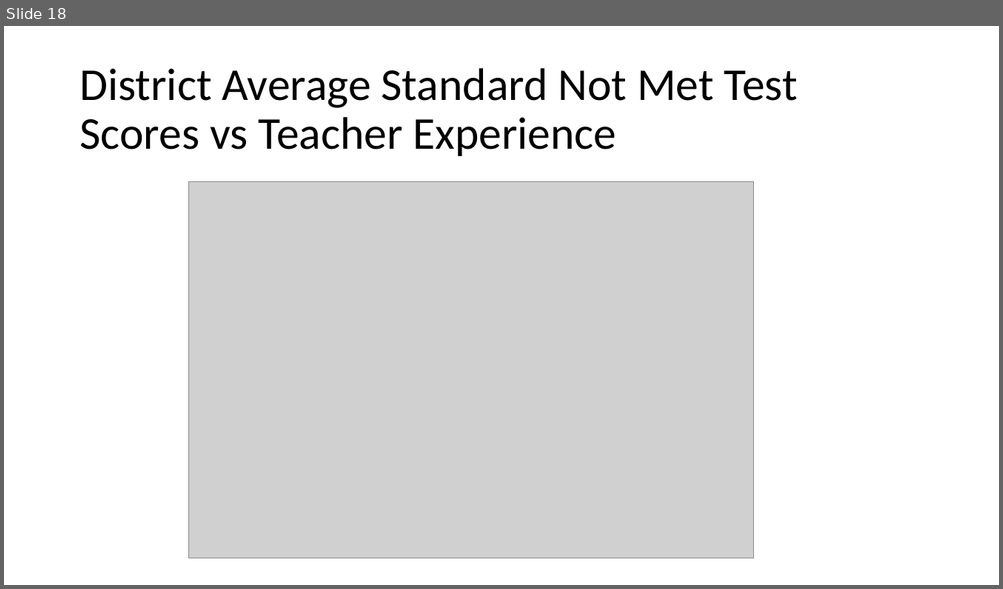
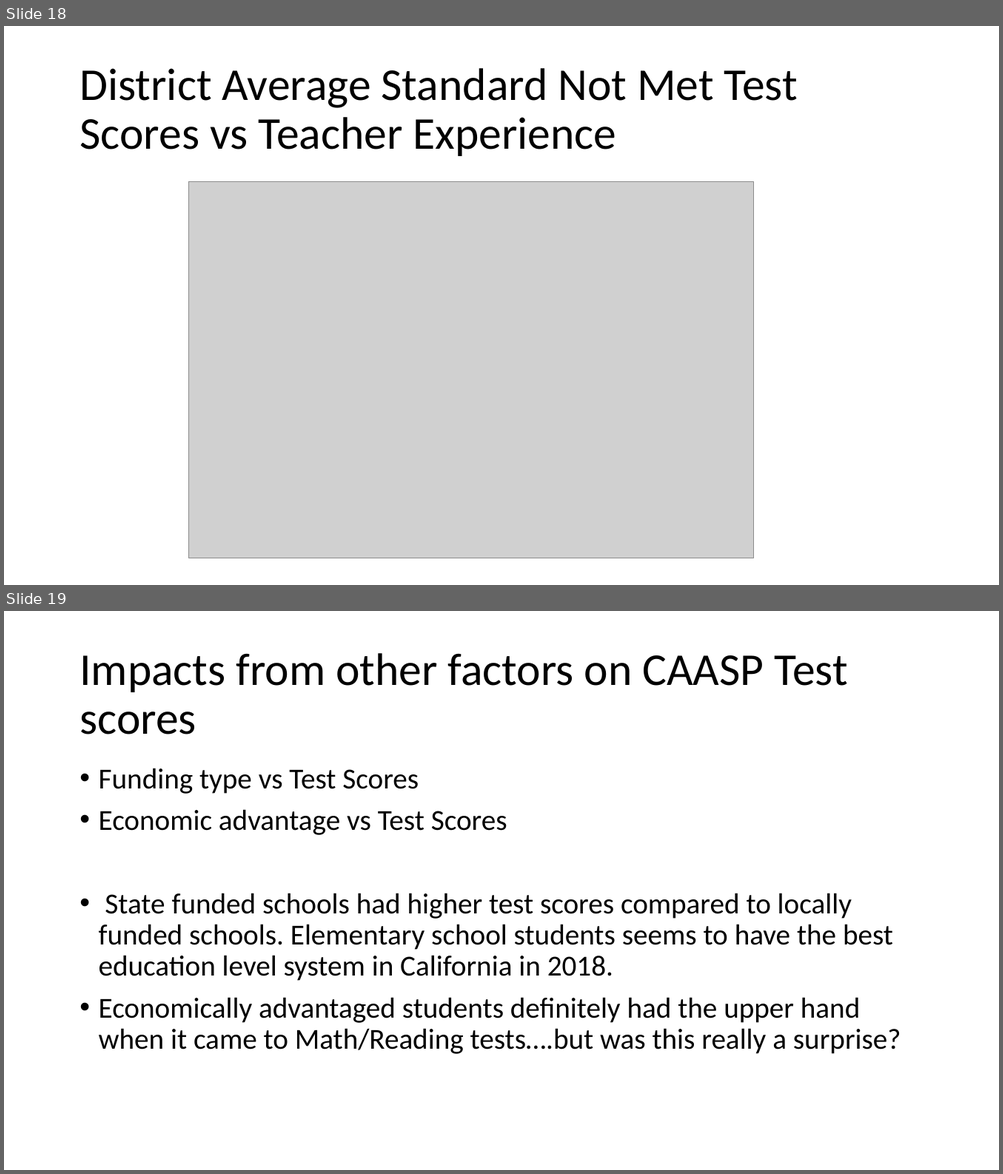
Before and after one commit to kmcclendon729/TeamBackpack, a slide deck: What impacts CAASP test scores in CA school.pptx. Shown one above the other, each under a label of ours: slide 18 before the commit, slides 18 and 19 after it. The pictures are 1003x589 and 1003x1174 pixels, drawn with LibreOffice and Linux fonts; fonts in the diff are those of the drawing; grey boxes stand for pictures; background and template pictures are left out. Boxes give left, top, right and bottom in pixels: in the first picture for what was removed or moved away, otherwise in the second. Text is boxed around its words. In the diff, an @@ line names an element or a change of style, - is before the commit and + after.

```diff
--- a/What impacts CAASP test scores in CA school.pptx
+++ b/What impacts CAASP test scores in CA school.pptx
@@ slide 19 added at [4,611,999,1170], background picture (left out) @@
@@ title added at [79,653,847,735], 44 pt, text #000000 @@
+Impacts from other factors on CAASP Test scores
@@ text added at [99,768,901,1054], 28 pt, text #000000 @@
+• Funding type vs Test Scores
+• Economic advantage vs Test Scores
+• State funded schools had higher test scores compared to locally funded schools. Elementary school students seems to have the best education level system in California in 2018.
+• Economically advantaged students definitely had the upper hand when it came to Math/Reading tests….but was this really a surprise?
```
Also in this commit, not shown: 1 slide changed.
